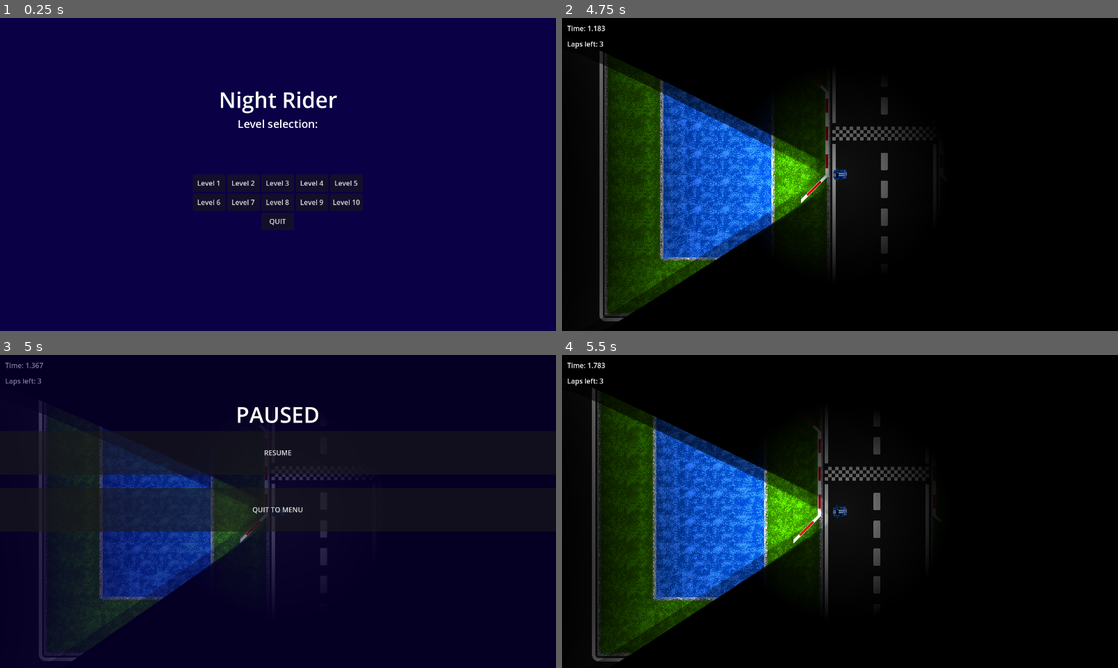
Above: before the commit, frames 1-4 (two rows, left to right).
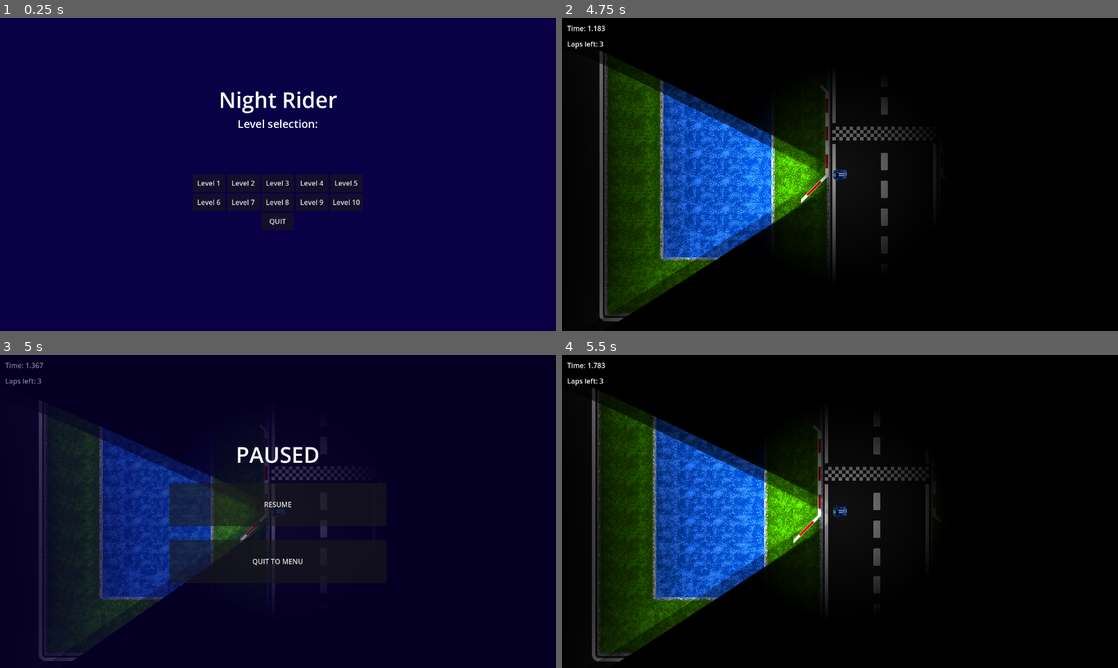
Above: after the commit, the same moments.

Repository: gureckyfrantisek/night_rider
Game: Godot game, scene res://scenes/main_menu.tscn
The game is run twice, just before and just after one commit, with the same random seed, the same clock (stepped at 60 frames per second) and the same inputs.
Inputs (mouse positions are in pixels of both pictures, inside the frame that each line leads up to):
- Up to frame 1 (0.25 s): no input
- Up to frame 2 (4.75 s): click "Level 1" at 0.5 s; tap Enter (ui_accept) at 1.25, 1.52, 2, 2.27, 3.77, 4.52 s; move the mouse to (962, 158) at 1.27 s; hold D (steer_right) 1.28-2.03 s; move the mouse to (728, 190) at 2.02 s; hold S (brake) 2.03-2.78 s; move the mouse to (895, 105) at 2.77 s; hold D (steer_right) 2.78-3.53 s; move the mouse to (812, 237) at 3.52 s; hold W (accelerate) 3.53-4.28 s; move the mouse to (1006, 221) at 4.27 s; hold A (steer_left) from 4.28 s (still down)
- Up to frame 3 (5 s): keep holding A (steer_left); tap Escape (pause) at 4.9 s
- Up to frame 4 (5.5 s): release A (steer_left) at 5 s; click "RESUME" at 5 s

Frames 1-2 are identical in both runs. In frame 3, 6.0% of the frame differs, in the area x 7-60%, y 16-73%; in frame 4, nothing differs.

Commit message:
feat: Update pause menu
Improved layout

Diff:
--- a/scenes/pause_menu.tscn
+++ b/scenes/pause_menu.tscn
@@ -16,11 +16,8 @@
 
 [node name="Header" type="VBoxContainer" parent="."]
 anchors_preset = -1
-anchor_top = 0.282
 anchor_right = 1.0
-anchor_bottom = 0.282
-offset_top = -101.52
-offset_bottom = 108.48
+anchor_bottom = 1.0
 grow_horizontal = 2
 alignment = 1
 
@@ -31,20 +28,31 @@
 horizontal_alignment = 1
 vertical_alignment = 1
 
-[node name="Resume" type="Button" parent="Header"]
+[node name="Label3" type="Label" parent="Header"]
+layout_mode = 2
+
+[node name="HBoxContainer" type="HBoxContainer" parent="Header"]
+layout_mode = 2
+alignment = 1
+
+[node name="Resume" type="Button" parent="Header/HBoxContainer"]
 process_mode = 3
-custom_minimum_size = Vector2(0, 100)
+custom_minimum_size = Vector2(500, 100)
 layout_mode = 2
 text = "RESUME"
 
 [node name="Label2" type="Label" parent="Header"]
 layout_mode = 2
 
-[node name="Quit" type="Button" parent="Header"]
+[node name="HBoxContainer2" type="HBoxContainer" parent="Header"]
+layout_mode = 2
+alignment = 1
+
+[node name="Quit" type="Button" parent="Header/HBoxContainer2"]
 process_mode = 3
-custom_minimum_size = Vector2(0, 100)
+custom_minimum_size = Vector2(500, 100)
 layout_mode = 2
 text = "QUIT TO MENU"
 
-[connection signal="pressed" from="Header/Resume" to="." method="_on_resume_pressed"]
-[connection signal="pressed" from="Header/Quit" to="." method="_on_quit_pressed"]
+[connection signal="pressed" from="Header/HBoxContainer/Resume" to="." method="_on_resume_pressed"]
+[connection signal="pressed" from="Header/HBoxContainer2/Quit" to="." method="_on_quit_pressed"]
